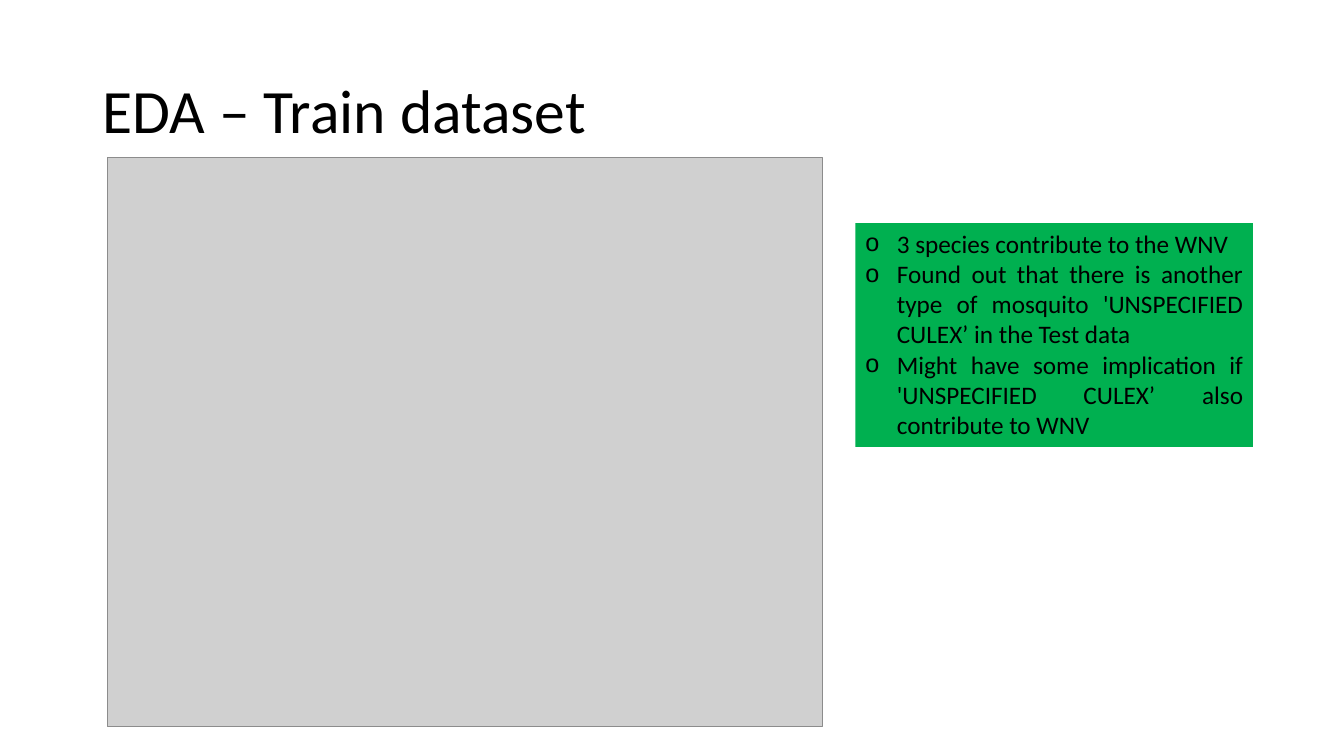
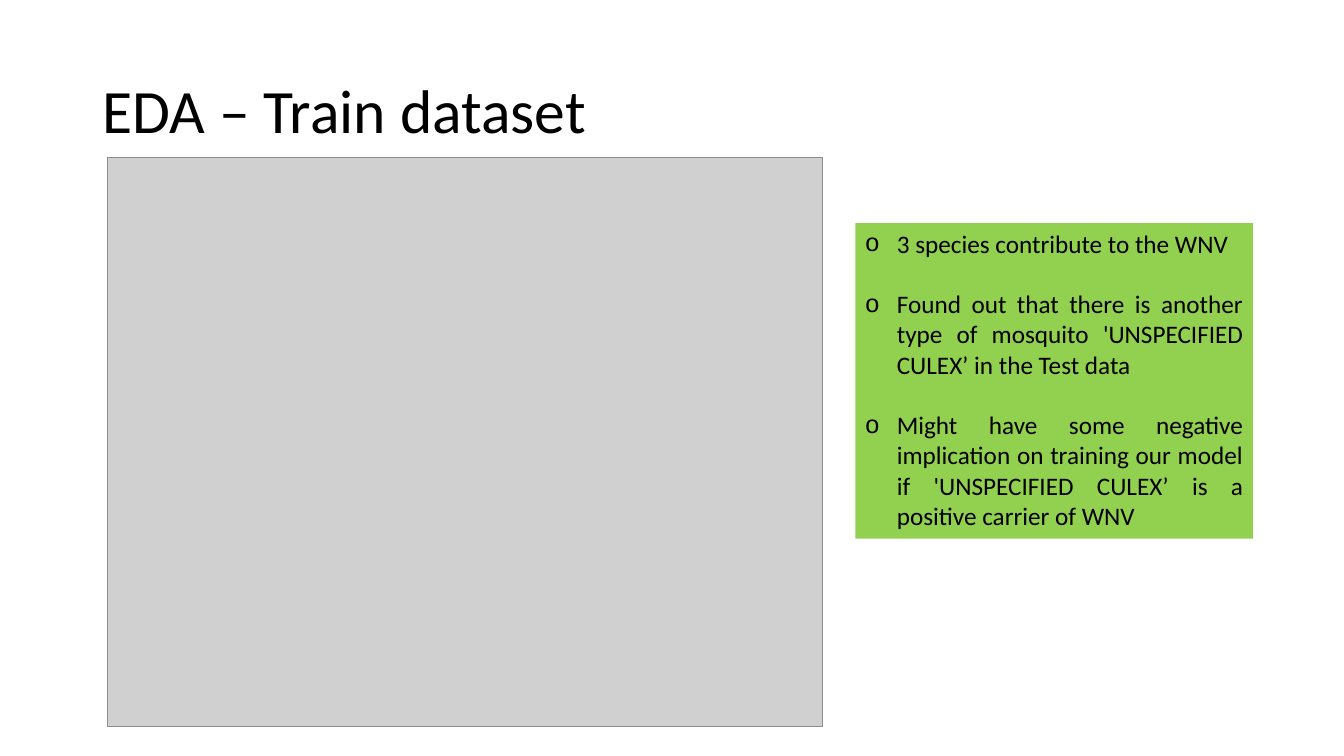
Before and after one commit to ngwtl/DSI-SG-24-projects, a slide deck: slide 3 of project_4/project-4-presentation.pptx. Drawn at 1344x756 pixels with LibreOffice and Linux fonts; fonts in the diff are those of the drawing; grey boxes stand for pictures. Boxes give left, top, right and bottom in pixels: in the first picture for what was removed or moved away, otherwise in the second. Text is boxed around its words. In the diff, an @@ line names an element or a change of style, - is before the commit and + after.

```diff
--- a/project_4/project-4-presentation.pptx
+++ b/project_4/project-4-presentation.pptx
@@ rectangle "3 species contribute to the ...": place and size @@
-rectangle "3 species contribute to the ..." at box(856, 223, 1253, 447)
+rectangle "3 species contribute to the ..." at box(856, 223, 1253, 538)
@@ rectangle "3 species contribute to the ..." at box(856, 223, 1253, 538): fill #00B050 to #92D050 @@
@@ text in rectangle at box(897, 416, 1243, 529): text changed @@
-o Might have some implication if 'UNSPECIFIED CULEX’ also contribute to WNV
+o Might have some negative implication on training our model if 'UNSPECIFIED CULEX’ is a positive carrier of WNV
```
Also in this commit, not shown: 10 other slides changed, 58 other files.
